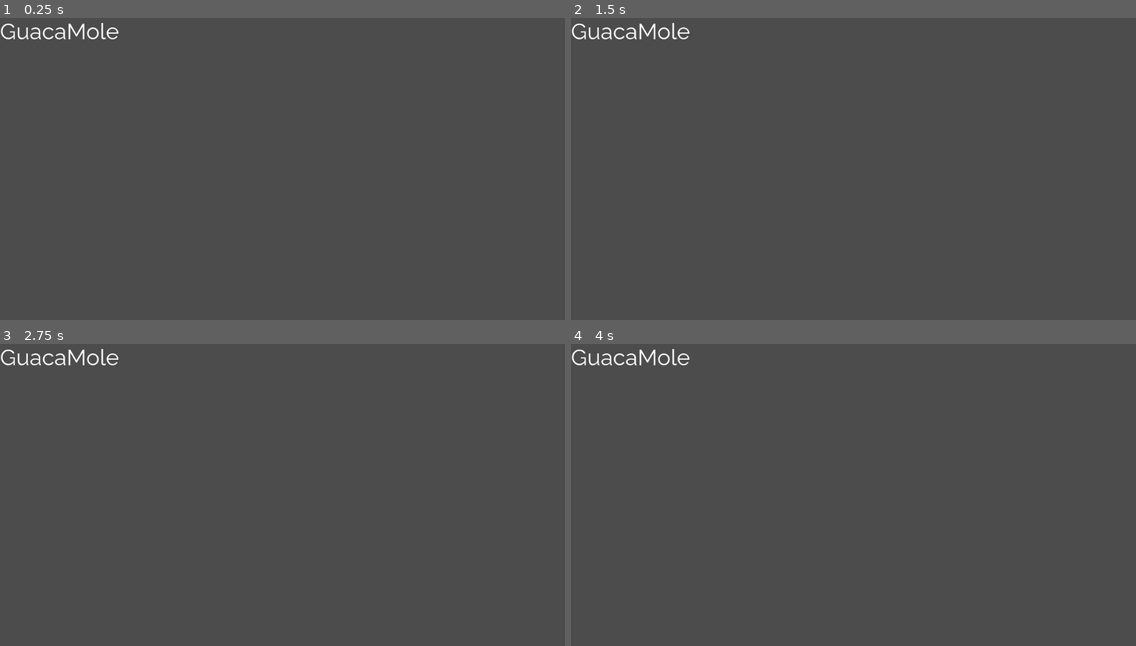
Above: before the commit, frames 1-4 (two rows, left to right).
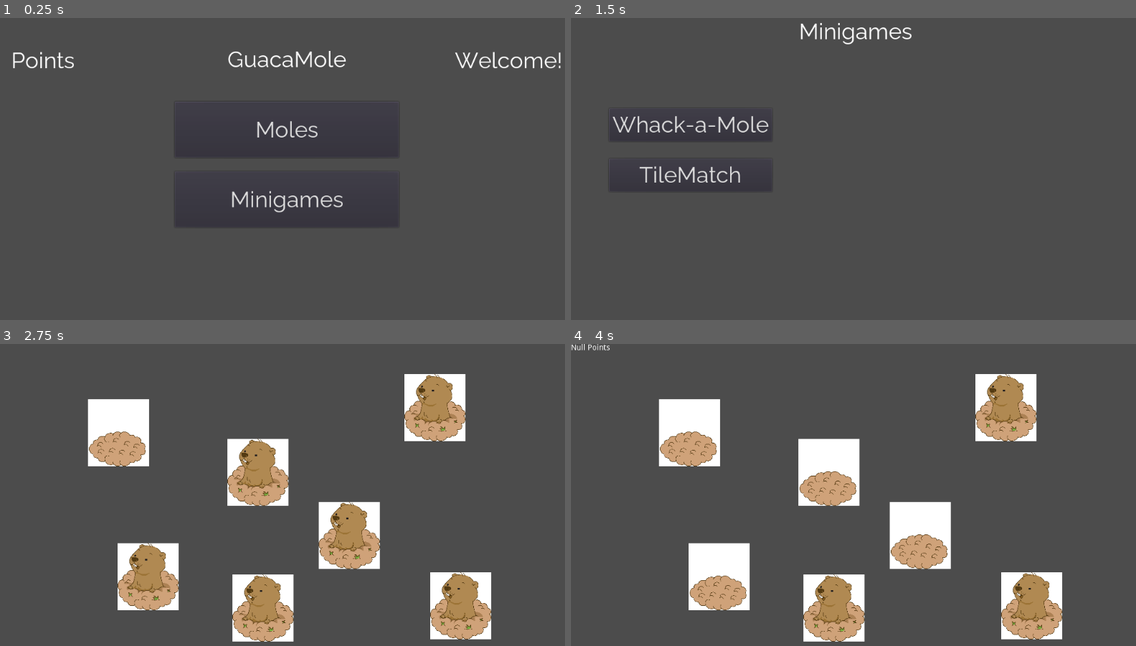
Above: after the commit, the same moments.

Repository: BasedSoup/Guacamole
Game: Godot game, scene res://Scenes/Main.tscn
The game is run twice, just before and just after one commit, with the same random seed, the same clock (stepped at 60 frames per second) and the same inputs. This scene is started directly instead of the project's main scene.
Inputs (mouse positions are in pixels of both pictures, inside the frame that each line leads up to):
- Up to frame 1 (0.25 s): no input
- Up to frame 2 (1.5 s): click (859, 129) at 0.5 s, where only the run after the commit has a clickable "Moles"; click (859, 199) at 1.25 s, where only the run after the commit has a clickable "Minigames"
- Up to frame 3 (2.75 s): click (118, 449) at 2 s, where only the run after the commit has a clickable "Whack-a-Mole"
- Up to frame 4 (4 s): click (830, 473) at 2.77 s; click (689, 431) at 3.52 s

The runs differ from the first frame. In frame 1, 1.9% of the frame differs, in the area x 0-100%, y 1-65%; in frame 2, 1.6%; in frame 3, 17%; in frame 4, 17%, in the area x 0-87%, y 0-99%.
Error before the commit: Invalid get index 'Users' (on base: 'Nil'). (res://Scenes/Main.gd:6)
Error after the commit: Invalid get index 'Users' (on base: 'Nil'). (res://Scripts/Main.gd:6)

Commit message:
Add files via upload

Diff:
--- a/Scenes/Login.tscn
+++ b/Scenes/Login.tscn
@@ -58,6 +58,7 @@
 margin_bottom = -217.0
 custom_fonts/font = ExtResource( 1 )
 expand_to_text_length = true
+placeholder_text = "Enter Username"
 __meta__ = {
 "_edit_use_anchors_": false
 }
@@ -73,12 +74,14 @@
 }
 
 [node name="PasswordInput" type="LineEdit" parent="Button"]
+margin_left = 1.0
 margin_top = -145.0
-margin_right = 450.0
+margin_right = 451.0
 margin_bottom = -87.0
 custom_fonts/font = ExtResource( 1 )
 secret = true
 expand_to_text_length = true
+placeholder_text = "Enter Password"
 __meta__ = {
 "_edit_use_anchors_": false
 }
--- a/Scenes/Main.tscn
+++ b/Scenes/Main.tscn
@@ -1,25 +1,70 @@
 [gd_scene load_steps=3 format=2]
 
 [ext_resource path="res://Raleway-40.tres" type="DynamicFont" id=1]
-[ext_resource path="res://Scenes/Main.gd" type="Script" id=2]
+[ext_resource path="res://Scripts/Main.gd" type="Script" id=2]
 
 [node name="Node2D" type="Node2D"]
 script = ExtResource( 2 )
 
 [node name="Label" type="Label" parent="."]
-margin_right = 40.0
-margin_bottom = 14.0
+margin_top = 50.0
+margin_right = 1024.0
+margin_bottom = 98.0
+grow_horizontal = 2
 custom_fonts/font = ExtResource( 1 )
 text = "GuacaMole"
+align = 1
 __meta__ = {
 "_edit_use_anchors_": false
 }
 
 [node name="Label2" type="Label" parent="."]
+margin_left = 20.0
 margin_top = 52.0
 margin_right = 212.0
 margin_bottom = 100.0
 custom_fonts/font = ExtResource( 1 )
+text = "Points"
 __meta__ = {
 "_edit_use_anchors_": false
 }
+
+[node name="Label3" type="Label" parent="."]
+margin_top = 52.0
+margin_right = 1004.0
+margin_bottom = 100.0
+custom_fonts/font = ExtResource( 1 )
+text = "Welcome!"
+align = 2
+__meta__ = {
+"_edit_use_anchors_": false
+}
+
+[node name="Moles" type="Button" parent="."]
+anchor_right = 200.0
+margin_left = 312.0
+margin_top = 150.0
+margin_right = 712.0
+margin_bottom = 250.0
+grow_horizontal = 2
+custom_fonts/font = ExtResource( 1 )
+text = "Moles"
+__meta__ = {
+"_edit_use_anchors_": false
+}
+
+[node name="Minigames" type="Button" parent="."]
+anchor_right = 200.0
+margin_left = 312.0
+margin_top = 275.0
+margin_right = 712.0
+margin_bottom = 375.0
+grow_horizontal = 2
+custom_fonts/font = ExtResource( 1 )
+text = "Minigames"
+__meta__ = {
+"_edit_use_anchors_": false
+}
+
+[connection signal="pressed" from="Moles" to="." method="_on_Moles_pressed"]
+[connection signal="pressed" from="Minigames" to="." method="_on_Minigames_pressed"]
--- /dev/null
+++ b/Scenes/Minigames.tscn
@@ -0,0 +1,55 @@
+[gd_scene load_steps=3 format=2]
+
+[ext_resource path="res://Raleway-40.tres" type="DynamicFont" id=1]
+[ext_resource path="res://Scripts/Minigames Button.gd" type="Script" id=2]
+
+[node name="Minigames" type="Node2D"]
+
+[node name="Minigames" type="Control" parent="."]
+script = ExtResource( 2 )
+__meta__ = {
+"_edit_use_anchors_": false
+}
+
+[node name="WhackaMole" type="Node" parent="Minigames"]
+
+[node name="WhackaMoleButton" type="Button" parent="Minigames/WhackaMole"]
+margin_left = 67.8083
+margin_top = 162.144
+margin_right = 358.808
+margin_bottom = 221.144
+custom_fonts/font = ExtResource( 1 )
+text = "Whack-a-Mole"
+__meta__ = {
+"_edit_use_anchors_": false
+}
+
+[node name="TileMatch" type="Node" parent="Minigames"]
+
+[node name="TileMatchButton" type="Button" parent="Minigames/TileMatch"]
+margin_left = 67.8083
+margin_top = 252.144
+margin_right = 358.808
+margin_bottom = 311.144
+custom_fonts/font = ExtResource( 1 )
+text = "TileMatch"
+__meta__ = {
+"_edit_use_anchors_": false
+}
+
+[node name="Label" type="Label" parent="Minigames"]
+margin_left = 368.0
+margin_right = 649.0
+margin_bottom = 65.0
+size_flags_stretch_ratio = 0.0
+custom_fonts/font = ExtResource( 1 )
+text = "Minigames"
+align = 1
+__meta__ = {
+"_edit_use_anchors_": false
+}
+
+[connection signal="pressed" from="Minigames/WhackaMole/WhackaMoleButton" to="Minigames" method="_on_WhackaMoleButton_pressed"]
+[connection signal="pressed" from="Minigames/WhackaMole/WhackaMoleButton" to="Minigames/WhackaMole/WhackaMoleButton" method="_on_Button_pressed"]
+[connection signal="pressed" from="Minigames/TileMatch/TileMatchButton" to="Minigames" method="_on_WhackaMoleButton_pressed"]
+[connection signal="pressed" from="Minigames/TileMatch/TileMatchButton" to="Minigames" method="_on_TileMatchButton_pressed"]
--- /dev/null
+++ b/Scenes/TileMatch.tscn
@@ -0,0 +1,35 @@
+[gd_scene load_steps=4 format=2]
+
+[ext_resource path="res://Mole.jpg" type="Texture" id=1]
+[ext_resource path="res://Scripts/Tiles.gd" type="Script" id=2]
+[ext_resource path="res://HiddenMole.jpg" type="Texture" id=3]
+
+[node name="Node2D" type="Node2D"]
+
+[node name="Tiles" type="Control" parent="."]
+margin_right = 40.0
+margin_bottom = 40.0
+__meta__ = {
+"_edit_use_anchors_": false
+}
+
+[node name="Button" type="TextureButton" parent="Tiles"]
+margin_left = 156.978
+margin_top = 98.995
+margin_right = 2335.98
+margin_bottom = 2499.0
+rect_scale = Vector2( 0.05, 0.05 )
+action_mode = 0
+texture_normal = ExtResource( 1 )
+texture_disabled = ExtResource( 3 )
+script = ExtResource( 2 )
+__meta__ = {
+"_edit_use_anchors_": false
+}
+
+[node name="Label" type="Label" parent="."]
+margin_right = 414.0
+margin_bottom = 74.0
+__meta__ = {
+"_edit_use_anchors_": false
+}
--- /dev/null
+++ b/Scenes/WhackAMole.tscn
@@ -0,0 +1,116 @@
+[gd_scene load_steps=4 format=2]
+
+[ext_resource path="res://Mole.jpg" type="Texture" id=1]
+[ext_resource path="res://Scripts/Moles.gd" type="Script" id=2]
+[ext_resource path="res://HiddenMole.jpg" type="Texture" id=3]
+
+[node name="Node2D" type="Node2D"]
+
+[node name="Moles" type="Control" parent="."]
+margin_right = 40.0
+margin_bottom = 40.0
+__meta__ = {
+"_edit_use_anchors_": false
+}
+
+[node name="Button" type="TextureButton" parent="Moles"]
+margin_left = 156.978
+margin_top = 98.995
+margin_right = 2335.98
+margin_bottom = 2499.0
+rect_scale = Vector2( 0.05, 0.05 )
+action_mode = 0
+texture_normal = ExtResource( 1 )
+texture_disabled = ExtResource( 3 )
+script = ExtResource( 2 )
+__meta__ = {
+"_edit_use_anchors_": false
+}
+
+[node name="Button2" type="TextureButton" parent="Moles"]
+margin_left = 406.429
+margin_top = 170.267
+margin_right = 2585.43
+margin_bottom = 2570.27
+rect_scale = Vector2( 0.05, 0.05 )
+focus_mode = 0
+action_mode = 0
+enabled_focus_mode = 0
+texture_normal = ExtResource( 1 )
+texture_disabled = ExtResource( 3 )
+script = ExtResource( 2 )
+
+[node name="Button3" type="TextureButton" parent="Moles"]
+margin_left = 721.807
+margin_top = 54.45
+margin_right = 2900.81
+margin_bottom = 2454.45
+rect_scale = Vector2( 0.05, 0.05 )
+focus_mode = 0
+action_mode = 0
+enabled_focus_mode = 0
+texture_normal = ExtResource( 1 )
+texture_disabled = ExtResource( 3 )
+script = ExtResource( 2 )
+
+[node name="Button4" type="TextureButton" parent="Moles"]
+margin_left = 210.432
+margin_top = 357.356
+margin_right = 2389.43
+margin_bottom = 2757.36
+rect_scale = Vector2( 0.05, 0.05 )
+focus_mode = 0
+action_mode = 0
+enabled_focus_mode = 0
+texture_normal = ExtResource( 1 )
+texture_disabled = ExtResource( 3 )
+script = ExtResource( 2 )
+
+[node name="Button5" type="TextureButton" parent="Moles"]
+margin_left = 568.573
+margin_top = 282.52
+margin_right = 2747.57
+margin_bottom = 2682.52
+rect_scale = Vector2( 0.05, 0.05 )
+focus_mode = 0
+action_mode = 0
+enabled_focus_mode = 0
+texture_normal = ExtResource( 1 )
+texture_disabled = ExtResource( 3 )
+script = ExtResource( 2 )
+
+[node name="Button6" type="TextureButton" parent="Moles"]
+margin_left = 768.134
+margin_top = 409.028
+margin_right = 2947.13
+margin_bottom = 2809.03
+rect_scale = Vector2( 0.05, 0.05 )
+focus_mode = 0
+action_mode = 0
+enabled_focus_mode = 0
+texture_normal = ExtResource( 1 )
+texture_disabled = ExtResource( 3 )
+script = ExtResource( 2 )
+
+[node name="Button7" type="TextureButton" parent="Moles"]
+margin_left = 415.339
+margin_top = 412.591
+margin_right = 2594.34
+margin_bottom = 2812.59
+rect_scale = Vector2( 0.05, 0.05 )
+focus_mode = 0
+action_mode = 0
+enabled_focus_mode = 0
+texture_normal = ExtResource( 1 )
+texture_disabled = ExtResource( 3 )
+script = ExtResource( 2 )
+__meta__ = {
+"_edit_use_anchors_": false
+}
+
+[node name="Label" type="Label" parent="."]
+margin_right = 414.0
+margin_bottom = 74.0
+__meta__ = {
+"_edit_use_anchors_": false
+}
--- a/Scripts/LoadAdmin.gd
+++ b/Scripts/LoadAdmin.gd
@@ -24,3 +24,4 @@
 
 func _pressed():
 	get_parent().get_child(1).text = JSON.print(LoadFile())
+	#sets the contents of the text editor to the contents of the file.
--- a/Scripts/LoginButton.gd
+++ b/Scripts/LoginButton.gd
@@ -12,44 +12,50 @@
 # Called when the node enters the scene tree for the first time.
 func _ready():
 #	SaveFile(JSON.print(usersJSON))
+#Loads the user file at the start to check if it exists, if not it will create one
 	if LoadFile() == null:
 		SaveFile('{"Users":[]}')
 
 # Called every frame. 'delta' is the elapsed time since the previous frame.
 #func _process(delta):
 #	pass
+#checks if button is pressed
 func _pressed():
+	#gets user info
 	username = get_child(1).text
 	password = get_child(3).text
 #	print(username + "\n" + password)
+#authenticates user by iterating between each entry in the user list
 	var usersJSON = LoadFile()
 	var counter = 0
 	for each in usersJSON["Users"]:
 		if each["Username"] == username:
 			if each["Password"] == password:
 				if username == "Admin":
+					#redirects admin to admin page
 					get_tree().change_scene("res://Scenes/Admin.tscn")
 					return
 				GlobalVar.user = counter
+				#redirects user to main screen
 				get_tree().change_scene("res://Scenes/Main.tscn")
 				return
 			get_parent().get_child(1).text="Incorrect Password"
 			return
 		counter += 1
-
+		#creates a new user
 	get_parent().get_child(1).text="New Account Created"
 	newFile = LoadFile()
 	newFile["Users"].append({"Username":username, "Password":password, "Points":0})
 	print(newFile)
 	SaveFile(JSON.print(newFile))
-
+#function for saving files
 func SaveFile(content):
 	var usernamesFile = File.new()
 	usernamesFile.open("N:/GuacamoleCFG/save_game.dat", File.WRITE)
 #	usernamesFile.open("user://save_game.dat", File.WRITE)
 	usernamesFile.store_string(content)
 	usernamesFile.close()
-
+	#function for loading files
 func LoadFile():
 	var usernamesFile = File.new()
 	usernamesFile.open("N:/GuacamoleCFG/save_game.dat", File.READ)
--- /dev/null
+++ b/Scripts/Main.gd
@@ -0,0 +1,26 @@
+extends Node2D
+
+
+func _ready():
+	print(GlobalVar.user)
+	get_child(1).text = str(LoadFile()["Users"][GlobalVar.user]["Points"]) + (' Points')
+	get_child(2).text = ("Welcome!\n") + str(LoadFile()["Users"][GlobalVar.user]["Username"])
+
+func LoadFile():
+	var usernamesFile = File.new()
+	usernamesFile.open("N:/GuacamoleCFG/save_game.dat", File.READ)
+#	usernamesFile.open("user://save_game.dat", File.READ)
+	var content = JSON.parse(usernamesFile.get_as_text()).result
+	usernamesFile.close()
+	return content
+
+
+
+
+func _on_Moles_pressed():
+	pass # Replace with function body.
+
+
+func _on_Minigames_pressed():
+	get_tree().change_scene("res://Scenes/Minigames.tscn")
+	pass # Replace with function body.
--- /dev/null
+++ b/Scripts/Minigames Button.gd
@@ -0,0 +1,17 @@
+extends Control
+
+
+# Declare member variables here. Examples:
+# var a = 2
+# var b = "text"
+
+
+# Called when the node enters the scene tree for the first time.
+
+
+func _on_WhackaMoleButton_pressed():
+	get_tree().change_scene("res://Scenes/WhackAMole.tscn")
+
+
+func _on_TileMatchButton_pressed():
+	get_tree().change_scene("res://Scenes/TileMatch.tscn")
--- /dev/null
+++ b/Scripts/Moles.gd
@@ -0,0 +1,23 @@
+extends TextureButton
+
+func _ready():
+	yield(get_tree().create_timer(15.0),"timeout") #Creates a timer to indicate when the game will end
+	get_tree().change_scene("res://Scenes/Main.tscn") #Ends game
+
+
+
+# Called every frame. 'delta' is the elapsed time since the previous frame.
+func _process(delta):
+	var randomNumber = randi() %1001 #0.5% chance that the tile will appear/disappear
+	if randomNumber <= 5:
+		self.disabled = true #hides mole
+	if randomNumber >= 995:
+		self.disabled = false #shows mole
+
+
+
+func _pressed(): #registers mouse interaction with mole
+	if self.disabled == false:
+		self.disabled = true #if mole is shown then hide
+		GlobalVar.SaveScore(1) # increase score
+		get_parent().get_parent().get_child(1).text = str(GlobalVar.LoadScore()) + (' Points')
--- a/Scripts/SaveAdmin.gd
+++ b/Scripts/SaveAdmin.gd
@@ -23,3 +23,4 @@
 
 func _pressed():
 	JSON.print(SaveFile(get_parent().get_child(1).text))
+	#sets the save file contents to the contents of the text editor
--- a/Scripts/ShowPassword.gd
+++ b/Scripts/ShowPassword.gd
@@ -5,11 +5,12 @@
 # Called every frame. 'delta' is the elapsed time since the previous frame.
 #func _process(delta):
 #	pass
+# triggers when show password button is pressed
 func _pressed():
 	password = get_parent().get_child(3).secret
 	if password == false:
-		get_parent().get_child(3).secret = true
+		get_parent().get_child(3).secret = true  #shows user password as asterisks
 		self.text = "Show Password"
 	else:
-		get_parent().get_child(3).secret = false
+		get_parent().get_child(3).secret = false  #shows user password as plaintext
 		self.text = "Hide Password"
--- /dev/null
+++ b/Scripts/Tiles.gd
@@ -0,0 +1,12 @@
+extends TextureButton
+
+
+# Called every frame. 'delta' is the elapsed time since the previous frame.
+func _process(delta):
+	pass
+
+func _pressed():
+	if self.texture_normal.resource_path == "res://Mole.jpg":
+		self.disabled = true
+		GlobalVar.SaveScore(1)
+		get_parent().get_parent().get_child(1).text = str(GlobalVar.LoadScore()) + (' Points')
--- a/Scripts/globalVar.gd
+++ b/Scripts/globalVar.gd
@@ -10,6 +10,29 @@
 func _ready():
 	pass # Replace with function body.
 
+func LoadScore():
+	return LoadFile()["Users"][GlobalVar.user]["Points"]
+
+func SaveScore(points):
+	var newFile = LoadFile()
+	newFile["Users"][GlobalVar.user]["Points"] += points
+	SaveFile(JSON.print(newFile))
+
+func SaveFile(content):
+	var usernamesFile = File.new()
+	usernamesFile.open("N:/GuacamoleCFG/save_game.dat", File.WRITE)
+#	usernamesFile.open("user://save_game.dat", File.WRITE)
+	usernamesFile.store_string(content)
+	usernamesFile.close()
+	#function for loading files
+func LoadFile():
+	var usernamesFile = File.new()
+	usernamesFile.open("N:/GuacamoleCFG/save_game.dat", File.READ)
+#	usernamesFile.open("user://save_game.dat", File.READ)
+	var content = JSON.parse(usernamesFile.get_as_text()).result
+	usernamesFile.close()
+	return content
+
 
 # Called every frame. 'delta' is the elapsed time since the previous frame.
 #func _process(delta):
Binary file added: HiddenMole.jpg
Not shown, added: HiddenMole.jpg.import
Binary file added: Mole.jpg
Not shown, added: Mole.jpg.import
